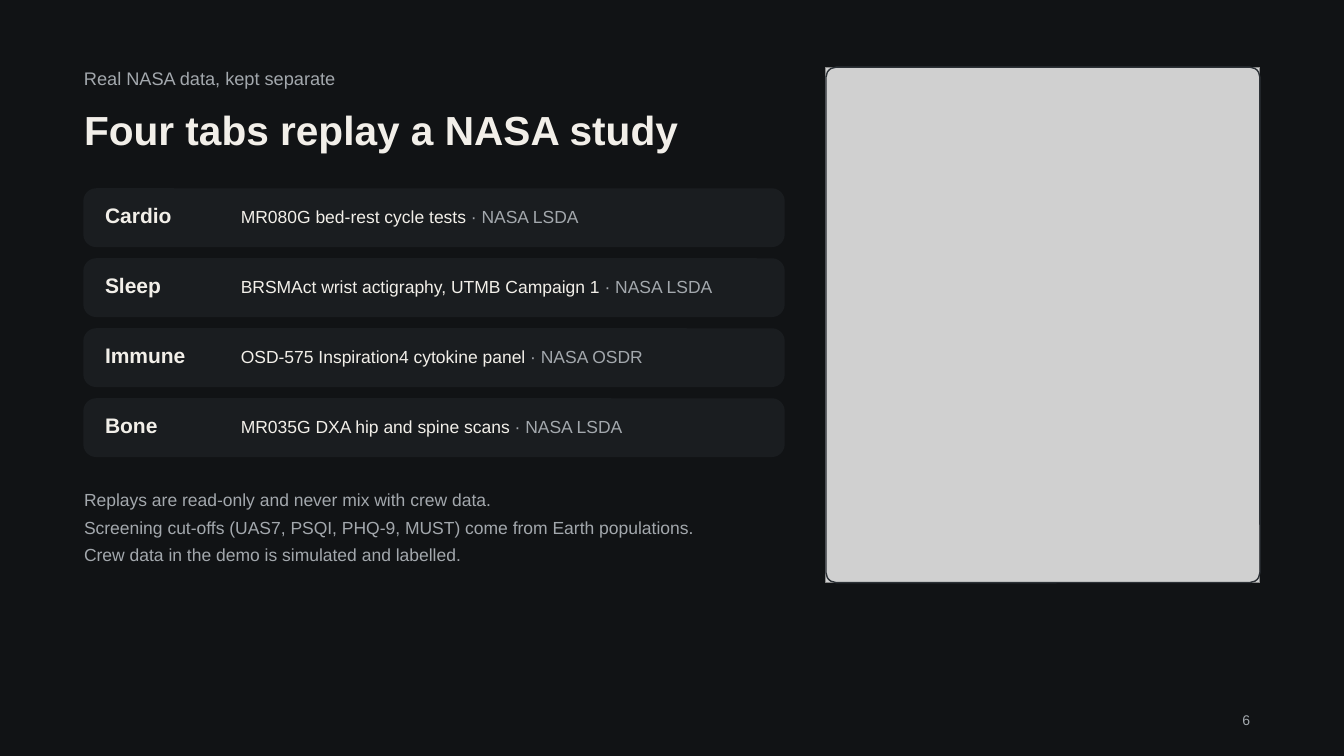
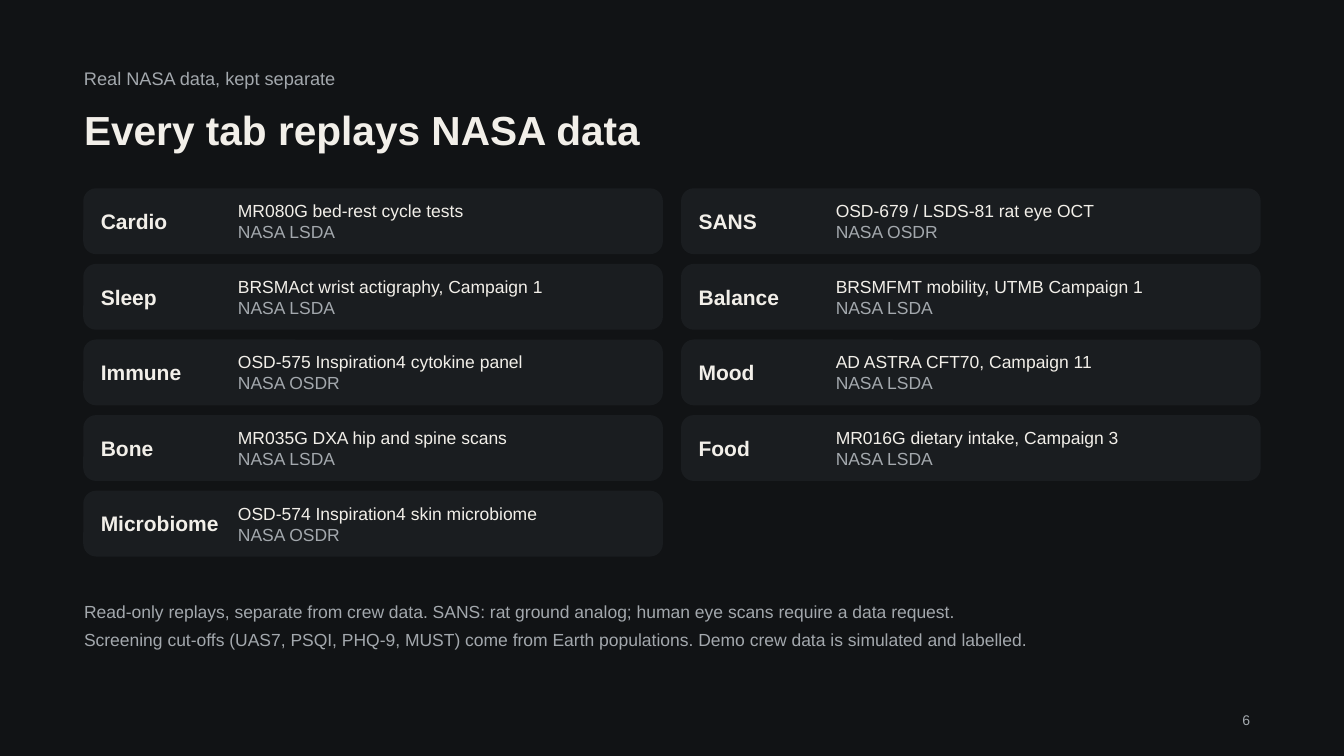
Before and after one commit to S-W-Leong/microG-sentinel, a slide deck: slide 6 of docs/slides/MicroG-Sentinel-slides.pptx. Drawn at 1344x756 pixels with LibreOffice and Linux fonts; fonts in the diff are those of the drawing; grey boxes stand for pictures. Boxes give left, top, right and bottom in pixels: in the first picture for what was removed or moved away, otherwise in the second. Text is boxed around its words. In the diff, an @@ line names an element or a change of style, - is before the commit and + after.

```diff
--- a/docs/slides/MicroG-Sentinel-slides.pptx
+++ b/docs/slides/MicroG-Sentinel-slides.pptx
@@ picture removed at [826,68,1260,583] @@
@@ rounded rectangle removed at [826,68,1260,583] @@
@@ text at [84,115,639,153]: text changed @@
-Four tabs replay a NASA study
+Every tab replays NASA data
@@ rounded rectangle: place and size @@
-rounded rectangle at [84,190,783,247]
+rounded rectangle at [84,190,662,254]
@@ text "Cardio": place and size @@
-text "Cardio" at [105,207,171,223]
+text "Cardio" at [101,213,167,229]
@@ text at [238,204,463,238]: text changed @@
-MR080G bed-rest cycle tests · NASA LSDA
+MR080G bed-rest cycle tests
+NASA LSDA
@@ rounded rectangle added at [682,190,1260,254], fill #1A1D20, outline #1A1D20 1 pt @@
@@ text added at [836,204,1094,238], 12.5 pt, text #F2EFE9 @@
+OSD-679 / LSDS-81 rat eye OCT
+NASA OSDR
@@ text added at [699,214,757,230], 15 pt, text #F2EFE9, bold @@
+SANS
@@ rounded rectangle: place and size @@
-rounded rectangle at [84,259,783,317]
+rounded rectangle at [84,264,662,329]
@@ rounded rectangle added at [682,264,1260,329], fill #1A1D20, outline #1A1D20 1 pt @@
@@ text "Sleep": place and size @@
-text "Sleep" at [105,277,161,298]
+text "Sleep" at [101,289,157,309]
@@ text at [238,280,543,314]: text changed @@
-BRSMAct wrist actigraphy, UTMB Campaign 1 · NASA LSDA
+BRSMAct wrist actigraphy, Campaign 1
+NASA LSDA
@@ text added at [699,289,779,305], 15 pt, text #F2EFE9, bold @@
+Balance
@@ text added at [836,280,1143,314], 12.5 pt, text #F2EFE9 @@
+BRSMFMT mobility, UTMB Campaign 1
+NASA LSDA
@@ rounded rectangle: place and size @@
-rounded rectangle at [84,329,783,386]
+rounded rectangle at [84,341,662,405]
@@ text at [238,355,523,389]: text changed @@
-OSD-575 Inspiration4 cytokine panel · NASA OSDR
+OSD-575 Inspiration4 cytokine panel
+NASA OSDR
@@ rounded rectangle added at [682,341,1260,405], fill #1A1D20, outline #1A1D20 1 pt @@
@@ text added at [836,355,1092,389], 12.5 pt, text #F2EFE9 @@
+AD ASTRA CFT70, Campaign 11
+NASA LSDA
@@ text "Immune": place and size @@
-text "Immune" at [105,348,185,363]
+text "Immune" at [101,365,181,380]
@@ text added at [699,364,755,380], 15 pt, text #F2EFE9, bold @@
+Mood
@@ proportions changed in 4 elements at [84,190,662,254], [84,264,662,329], [84,341,662,405], [84,415,662,480] @@
@@ rounded rectangle: place and size @@
-rounded rectangle at [84,399,783,457]
+rounded rectangle at [84,415,662,480]
@@ rounded rectangle added at [682,415,1260,480], fill #1A1D20, outline #1A1D20 1 pt @@
@@ text "Bone": place and size @@
-text "Bone" at [105,418,157,433]
+text "Bone" at [101,441,153,456]
@@ text at [238,431,507,465]: text changed @@
-MR035G DXA hip and spine scans · NASA LSDA
+MR035G DXA hip and spine scans
+NASA LSDA
@@ text added at [699,440,750,456], 15 pt, text #F2EFE9, bold @@
+Food
@@ text added at [836,431,1119,465], 12.5 pt, text #F2EFE9 @@
+MR016G dietary intake, Campaign 3
+NASA LSDA
@@ rounded rectangle added at [84,492,662,557], fill #1A1D20, outline #1A1D20 1 pt @@
@@ text added at [238,507,537,541], 12.5 pt, text #F2EFE9 @@
+OSD-574 Inspiration4 skin microbiome
+NASA OSDR
@@ text added at [101,515,219,531], 15 pt, text #F2EFE9, bold @@
+Microbiome
@@ text at [84,605,1027,650]: text changed @@
-Replays are read-only and never mix with crew data.
-Screening cut-offs (UAS7, PSQI, PHQ-9, MUST) come from Earth populations.
-Crew data in the demo is simulated and labelled.
+Read-only replays, separate from crew data. SANS: rat ground analog; human eye scans require a data request.
+Screening cut-offs (UAS7, PSQI, PHQ-9, MUST) come from Earth populations. Demo crew data is simulated and labelled.
```
Also in this commit, not shown: 2 other slides changed, 6 other files.
